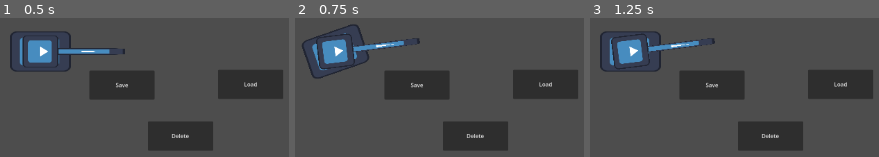
Above: before the commit, frames 1-3 (left to right).
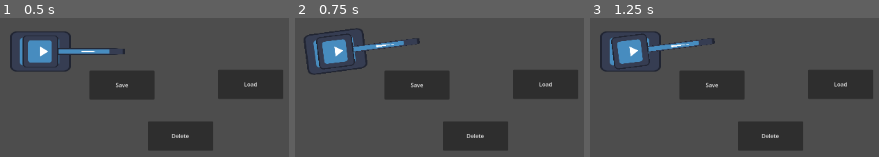
Above: after the commit, the same moments.

Repository: Yorni00/getpoint
Game: Godot game, scene res://Media/Scenes/firstscene.tscn
Same seed, same stepped clock (60 frames per second), same inputs: the game is played once before the commit and once after it. The engine's default icon, where the game draws it, is replaced by a stand-in: a white triangle on a blue panel in a dark square.
Inputs (mouse positions are in pixels of both pictures, inside the frame that each line leads up to):
- Up to frame 1 (0.5 s): no input
- Up to frame 2 (0.75 s): tap Enter at 0.5 s; move the mouse to (511, 29) at 0.52 s; tap A (a) at 0.6 s
- Up to frame 3 (1.25 s): tap D (d) at 0.8 s

Frame 1 is identical in both runs. In frame 2, 1.2% of the frame differs, in the area x 2-26%, y 4-44%; in frame 3, nothing differs.

Commit message:
0.0.3.5

Diff:
--- a/Media/Scripts/player.gd
+++ b/Media/Scripts/player.gd
@@ -7,13 +7,14 @@
 @onready var Turret = $Turret
 @onready var eotb = $Turret/Barrel/EndPoint #End_of_the_barrel
 
-var Directed_Speed = 500
-var Rotation_Speed = 5
+var max_speed = 300
+var current_speed = 0
+var Rotation_Speed = 2
 var Rotation_Direction = 0
 
 func movement():
 	Rotation_Direction = Input.get_axis("a", "d")
-	velocity = transform.x * Input.get_axis("s","w") * Directed_Speed
+	velocity = transform.x * current_speed
 
 func spawn_bullet():
 	var bullet_instance = T_Bullet.instantiate()
@@ -31,6 +32,21 @@
 
 
 func _process(delta):
+	if Input.is_action_pressed("w") and Input.is_action_pressed("s"):
+		if current_speed > 0:
+			current_speed -= 2
+		elif current_speed < 0:
+			current_speed += 2
+	elif not Input.is_action_pressed("w") and not Input.is_action_pressed("s"):
+		if current_speed > 0:
+			current_speed -= 2
+		elif current_speed < 0:
+			current_speed += 2
+
+	if Input.is_action_pressed("w") and current_speed <= max_speed and not Input.is_action_pressed("s"):
+		current_speed += 2
+	if not Input.is_action_pressed("w") and current_speed >= -max_speed and Input.is_action_pressed("s"):
+		current_speed -= 2
 	Turret.look_at(get_global_mouse_position())
 	if Input.is_action_just_pressed("lbc"):
 		spawn_bullet()
